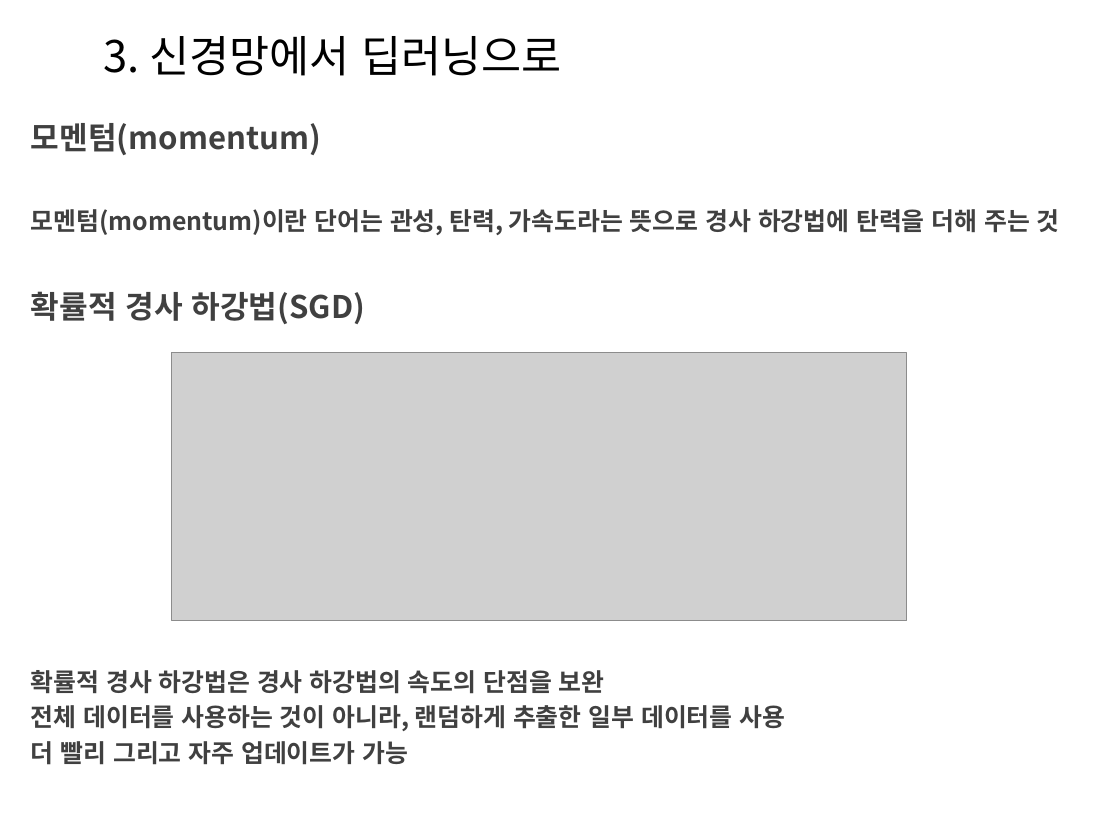
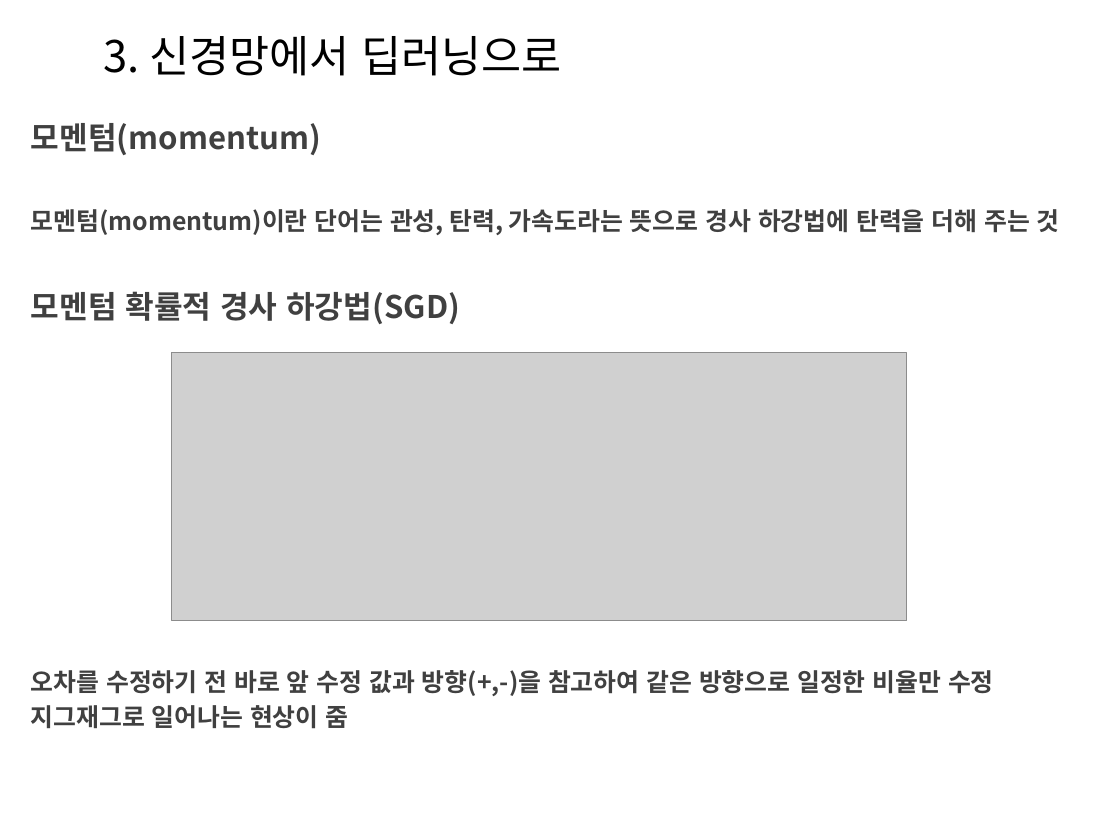
Before and after one commit to Heechul90/Deep_Learning, a slide deck: slide 21 of Study/정리/Deep Learning02.pptx. Drawn at 1120x840 pixels with LibreOffice and Linux fonts; fonts in the diff are those of the drawing; grey boxes stand for pictures; background and template pictures are left out. Boxes give left, top, right and bottom in pixels: in the first picture for what was removed or moved away, otherwise in the second. Text is boxed around its words. In the diff, an @@ line names an element or a change of style, - is before the commit and + after.

```diff
--- a/Study/정리/Deep Learning02.pptx
+++ b/Study/정리/Deep Learning02.pptx
@@ text at bbox=[31, 291, 460, 324]: text changed @@
-확률적 경사 하강법(SGD)
+모멘텀 확률적 경사 하강법(SGD)
@@ text at bbox=[31, 670, 994, 729]: text changed @@
-확률적 경사 하강법은 경사 하강법의 속도의 단점을 보완
-전체 데이터를 사용하는 것이 아니라, 랜덤하게 추출한 일부 데이터를 사용
-더 빨리 그리고 자주 업데이트가 가능
+오차를 수정하기 전 바로 앞 수정 값과 방향(+,-)을 참고하여 같은 방향으로 일정한 비율만 수정
+지그재그로 일어나는 현상이 줌
```
Also in this commit, not shown: 1 other slide changed, 1 slide added, 2 other files.
